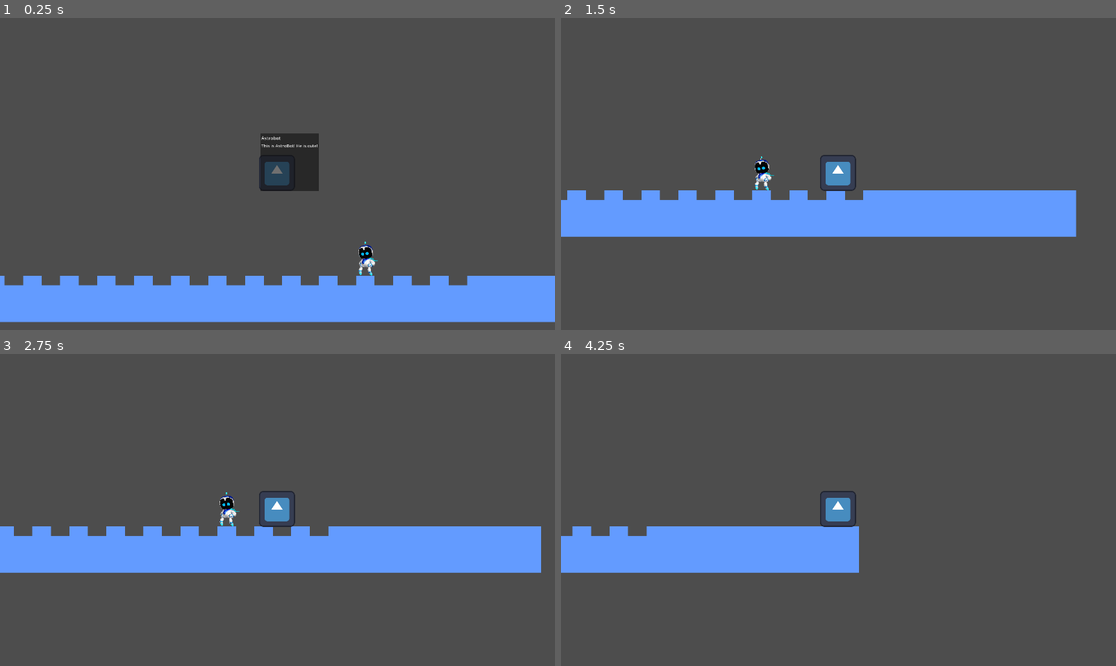
Above: before the commit, frames 1-4 (two rows, left to right).
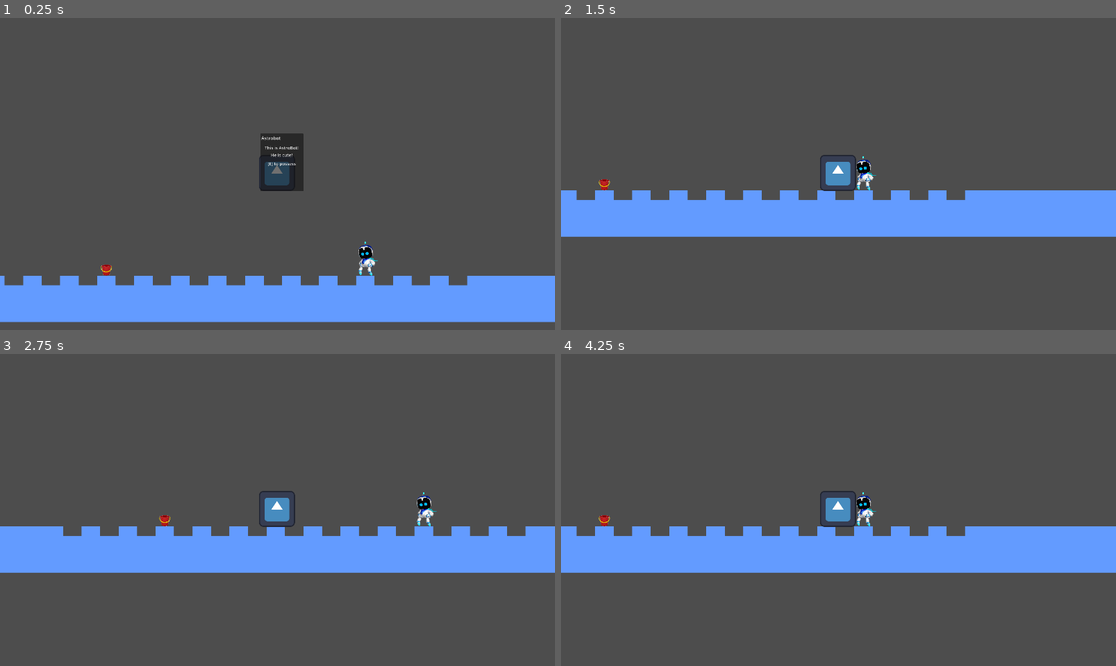
Above: after the commit, the same moments.

Repository: SilentPrincess108/jumpstart_game
Game: Godot game, scene res://scenes/level.tscn
Same seed, same stepped clock (60 frames per second), same inputs: the game is played once before the commit and once after it. This scene is started directly instead of the project's main scene. The engine's default icon, where the game draws it, is replaced by a stand-in: a white triangle on a blue panel in a dark square.
Inputs (mouse positions are in pixels of both pictures, inside the frame that each line leads up to):
- Up to frame 1 (0.25 s): no input
- Up to frame 2 (1.5 s): tap Enter at 0.5 s; move the mouse to (927, 198) at 0.52 s; hold D (right) from 0.53 s (still down); tap E (Possess) at 0.6, 1.35 s; move the mouse to (727, 189) at 1.27 s
- Up to frame 3 (2.75 s): move the mouse to (333, 441) at 2.02 s; release D (right) at 2.03 s; hold A (left) from 2.03 s (still down); tap E (Possess) at 2.1 s
- Up to frame 4 (4.25 s): move the mouse to (810, 572) at 2.77 s; release A (left) at 2.78 s; hold D (right) from 2.78 s (still down); tap E (Possess) at 2.85, 3.6 s; move the mouse to (1005, 556) at 3.52 s

The runs differ from the first frame. In frame 1, 0.7% of the frame differs, in the area x 18-58%, y 36-83%; in frame 2, 2.7%; in frame 3, 2.6%; in frame 4, 7.9%, in the area x 0-100%, y 44-71%.

Commit message:
Added possess feature
Logic works but not as intended, still need to remove main player sprite when possessed and for some reason, all items are possessed when only 1 item is clicked

Diff:
--- a/scenes/bot.tscn
+++ b/scenes/bot.tscn
@@ -1,16 +1,19 @@
-[gd_scene load_steps=4 format=3 uid="uid://dgjejad00rb20"]
+[gd_scene load_steps=5 format=3 uid="uid://dgjejad00rb20"]
 
 [ext_resource type="Texture2D" uid="uid://d1d48flki5e7f" path="res://assets/sprites/bot.png" id="1_cwism"]
-[ext_resource type="Script" uid="uid://cmdg3v50ru8hb" path="res://scripts/bot.gd" id="1_qpkb6"]
+[ext_resource type="Script" uid="uid://cmdg3v50ru8hb" path="res://scripts/item.gd" id="1_qpkb6"]
 
 [sub_resource type="RectangleShape2D" id="RectangleShape2D_qpkb6"]
 size = Vector2(31, 61)
 
-[node name="bot" type="Area2D"]
+[sub_resource type="RectangleShape2D" id="RectangleShape2D_hhacj"]
+size = Vector2(31, 61)
+
+[node name="bot" type="CharacterBody2D"]
 position = Vector2(6, -5)
 script = ExtResource("1_qpkb6")
-item_name = "Astrobot"
-item_desc = "A cute little robot from the PS game Astrobot"
+item_name = "AstroBot"
+item_desc = "This is Astrobot from the PlayStation game AstroBot"
 
 [node name="Sprite2D" type="Sprite2D" parent="."]
 position = Vector2(-1, -3.8147e-06)
@@ -21,5 +24,11 @@
 position = Vector2(-3.5, 0.5)
 shape = SubResource("RectangleShape2D_qpkb6")
 
+[node name="HoverArea" type="Area2D" parent="."]
+
+[node name="CollisionShape2D" type="CollisionShape2D" parent="HoverArea"]
+position = Vector2(-3.5, 0.5)
+shape = SubResource("RectangleShape2D_hhacj")
+
 [connection signal="mouse_entered" from="." to="." method="_on_mouse_entered"]
 [connection signal="mouse_exited" from="." to="." method="_on_mouse_exited"]
--- /dev/null
+++ b/scenes/bucket.tscn
@@ -0,0 +1,32 @@
+[gd_scene load_steps=5 format=3 uid="uid://c6swdlqevgmh0"]
+
+[ext_resource type="Script" uid="uid://cmdg3v50ru8hb" path="res://scripts/item.gd" id="1_4mj0c"]
+[ext_resource type="Texture2D" uid="uid://c3qfpguimpsgk" path="res://assets/sprites/bucket.png" id="2_4mj0c"]
+
+[sub_resource type="RectangleShape2D" id="RectangleShape2D_qpkb6"]
+
+[sub_resource type="RectangleShape2D" id="RectangleShape2D_4mj0c"]
+
+[node name="bucket" type="CharacterBody2D"]
+position = Vector2(6, -5)
+script = ExtResource("1_4mj0c")
+item_name = "Bucket"
+item_desc = "This is supposed to be a bucket"
+
+[node name="CollisionShape2D" type="CollisionShape2D" parent="."]
+position = Vector2(-6, 5)
+shape = SubResource("RectangleShape2D_qpkb6")
+
+[node name="Sprite2D" type="Sprite2D" parent="."]
+position = Vector2(-6, 5)
+scale = Vector2(0.0205077, 0.0205077)
+texture = ExtResource("2_4mj0c")
+
+[node name="HoverArea" type="Area2D" parent="."]
+position = Vector2(-6, 5)
+
+[node name="CollisionShape2D" type="CollisionShape2D" parent="HoverArea"]
+shape = SubResource("RectangleShape2D_4mj0c")
+
+[connection signal="mouse_entered" from="." to="." method="_on_mouse_entered"]
+[connection signal="mouse_exited" from="." to="." method="_on_mouse_exited"]
--- a/scenes/level.tscn
+++ b/scenes/level.tscn
@@ -1,6 +1,7 @@
-[gd_scene load_steps=6 format=3 uid="uid://s8kvtdt24idp"]
+[gd_scene load_steps=7 format=3 uid="uid://s8kvtdt24idp"]
 
 [ext_resource type="PackedScene" uid="uid://baxpx50ne2e6i" path="res://scenes/player.tscn" id="1_2q6dc"]
+[ext_resource type="PackedScene" uid="uid://c6swdlqevgmh0" path="res://scenes/bucket.tscn" id="2_mx8sn"]
 [ext_resource type="Texture2D" uid="uid://b4ydnvu4dbdbg" path="res://assets/sprites/tile.png" id="2_w7c3h"]
 [ext_resource type="PackedScene" uid="uid://dgjejad00rb20" path="res://scenes/bot.tscn" id="3_w8frs"]
 
@@ -20,8 +21,11 @@
 [node name="bot" parent="Items" instance=ExtResource("3_w8frs")]
 position = Vector2(758, 482)
 
+[node name="bucket" parent="Items" instance=ExtResource("2_mx8sn")]
+z_index = -1
+position = Vector2(310, 497)
+
 [node name="player" parent="." instance=ExtResource("1_2q6dc")]
-z_index = 1
 position = Vector2(504, 320)
 
 [node name="Camera2D" type="Camera2D" parent="player"]
--- a/scenes/main_menu.tscn
+++ b/scenes/main_menu.tscn
@@ -1,6 +1,6 @@
 [gd_scene load_steps=2 format=3 uid="uid://dy820kmdikg8q"]
 
-[ext_resource type="Script" uid="uid://tud7sqalh5ar" path="res://scenes/main_menu.gd" id="1_l6cm7"]
+[ext_resource type="Script" uid="uid://tud7sqalh5ar" path="res://scripts/main_menu.gd" id="1_l6cm7"]
 
 [node name="MainMenu" type="Node2D"]
 script = ExtResource("1_l6cm7")
--- a/scenes/player.tscn
+++ b/scenes/player.tscn
@@ -7,6 +7,7 @@
 size = Vector2(62, 61)
 
 [node name="player" type="CharacterBody2D"]
+z_index = 1
 position = Vector2(254, 363)
 script = ExtResource("1_g2els")
 
--- a/scenes/pop_ups.tscn
+++ b/scenes/pop_ups.tscn
@@ -14,26 +14,40 @@
 [node name="ItemPopUp" type="PopupPanel" parent="UI"]
 unique_name_in_owner = true
 position = Vector2i(900, 400)
-size = Vector2i(204, 200)
+size = Vector2i(150, 165)
 visible = true
+min_size = Vector2i(150, 100)
+max_size = Vector2i(200, 200)
 
 [node name="VBoxContainer" type="VBoxContainer" parent="UI/ItemPopUp"]
 offset_left = 4.0
 offset_top = 4.0
-offset_right = 200.0
-offset_bottom = 196.0
+offset_right = 146.0
+offset_bottom = 161.0
 
 [node name="Name" type="Label" parent="UI/ItemPopUp/VBoxContainer"]
 unique_name_in_owner = true
-custom_minimum_size = Vector2(30, 0)
+custom_minimum_size = Vector2(30, 30)
 layout_mode = 2
 text = "Astrobot"
 autowrap_mode = 2
 
 [node name="Desc" type="Label" parent="UI/ItemPopUp/VBoxContainer"]
 unique_name_in_owner = true
-custom_minimum_size = Vector2(30, 0)
+custom_minimum_size = Vector2(30, 30)
 layout_mode = 2
 theme_override_font_sizes/font_size = 15
 text = "This is AstroBot! He is cute!"
+horizontal_alignment = 1
+vertical_alignment = 1
 autowrap_mode = 2
+
+[node name="Interact" type="Label" parent="UI/ItemPopUp/VBoxContainer"]
+unique_name_in_owner = true
+custom_minimum_size = Vector2(30, 30)
+layout_mode = 2
+theme_override_font_sizes/font_size = 15
+text = "[E] to possess"
+horizontal_alignment = 1
+vertical_alignment = 1
+autowrap_mode = 2
--- a/scripts/bot.gd
+++ /dev/null
@@ -1,10 +0,0 @@
-extends Area2D
-
-@export var item_name: String = "Name"
-@export var item_desc: String = "This is an item"
-
-func _on_mouse_entered() -> void:
-	PopUps.ItemPopUp(item_name, item_desc)
-
-func _on_mouse_exited() -> void:
-	PopUps.HideItemPopup()
--- /dev/null
+++ b/scripts/item.gd
@@ -0,0 +1,44 @@
+extends CharacterBody2D
+
+#var to connect to area2d for hover detect
+@onready var pop_ups: Control = get_node("/root/PopUps")
+@onready var hover_area: Area2D = $HoverArea
+
+#vars for item data
+@export var item_name: String = "Name"
+@export var item_desc: String = "This is an item"
+
+#var for whether this object is possessed or not
+var is_possessed: bool = false
+
+#var for speed and gravity
+const SPEED = 300.0
+var gravity = ProjectSettings.get_setting("physics/2d/default_gravity")
+
+func _ready() -> void:
+	hover_area.mouse_entered.connect(_on_mouse_entered)
+	hover_area.mouse_exited.connect(_on_mouse_exited)
+	pop_ups.item_possessed.connect(possessed)
+
+func _physics_process(delta: float) -> void:
+	if is_possessed:
+		if not is_on_floor():
+			velocity.y += gravity * delta
+		get_input(Input, delta)
+
+func _on_mouse_entered() -> void:
+	PopUps.ItemPopUp(item_name, item_desc, self)
+
+func _on_mouse_exited() -> void:
+	PopUps.HideItemPopup()
+
+func possessed():
+	is_possessed = true
+
+func get_input(event, delta):
+	#Check for movement
+	if event.is_action_pressed("left"):
+		position.x -= SPEED * delta
+	elif event.is_action_pressed("right"):
+		position.x += SPEED * delta
+	move_and_slide()
--- a/scripts/pop_ups.gd
+++ b/scripts/pop_ups.gd
@@ -2,13 +2,22 @@
 
 @onready var item: Label = %Name
 @onready var info: Label = %Desc
+var current_target = null #to track hovered object
+signal item_possessed
 
-
-func ItemPopUp(item_name, desc):
+func ItemPopUp(item_name, desc, target):
 	var mouse_pos = get_viewport().get_mouse_position()
 	item.text = item_name
 	info.text = desc
+	current_target = target
 	%ItemPopUp.popup(Rect2i(mouse_pos, %ItemPopUp.size))
 
 func HideItemPopup():
 	%ItemPopUp.hide()
+	current_target = null
+
+func _process(_delta: float) -> void:
+	if current_target and Input.is_action_just_pressed("Possess"):
+		print("Item possessed")
+		item_possessed.emit()
+		HideItemPopup()
Binary file added: assets/sprites/bucket.png
Not shown, added: assets/sprites/bucket.png.import
Renamed: scripts/bot.gd.uid -> scripts/item.gd.uid
Renamed: scenes/main_menu.gd -> scripts/main_menu.gd
Renamed: scenes/main_menu.gd.uid -> scripts/main_menu.gd.uid
